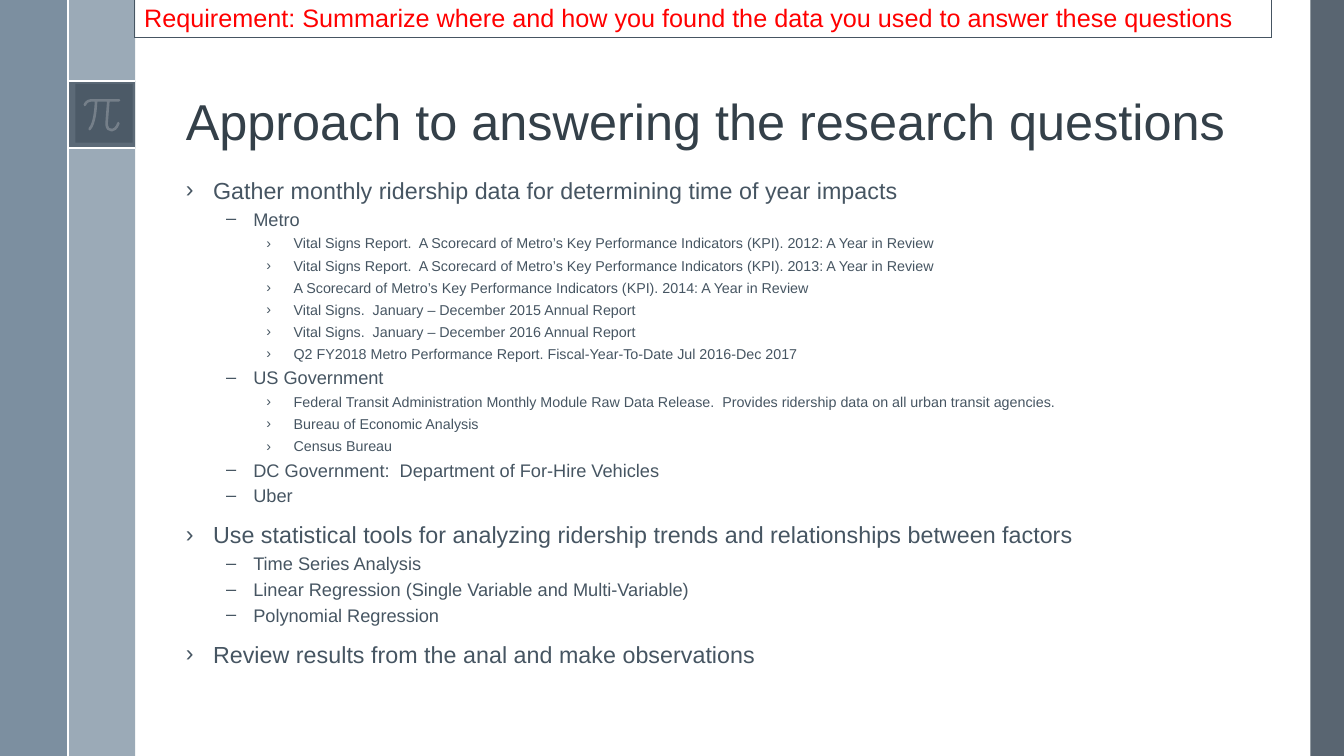
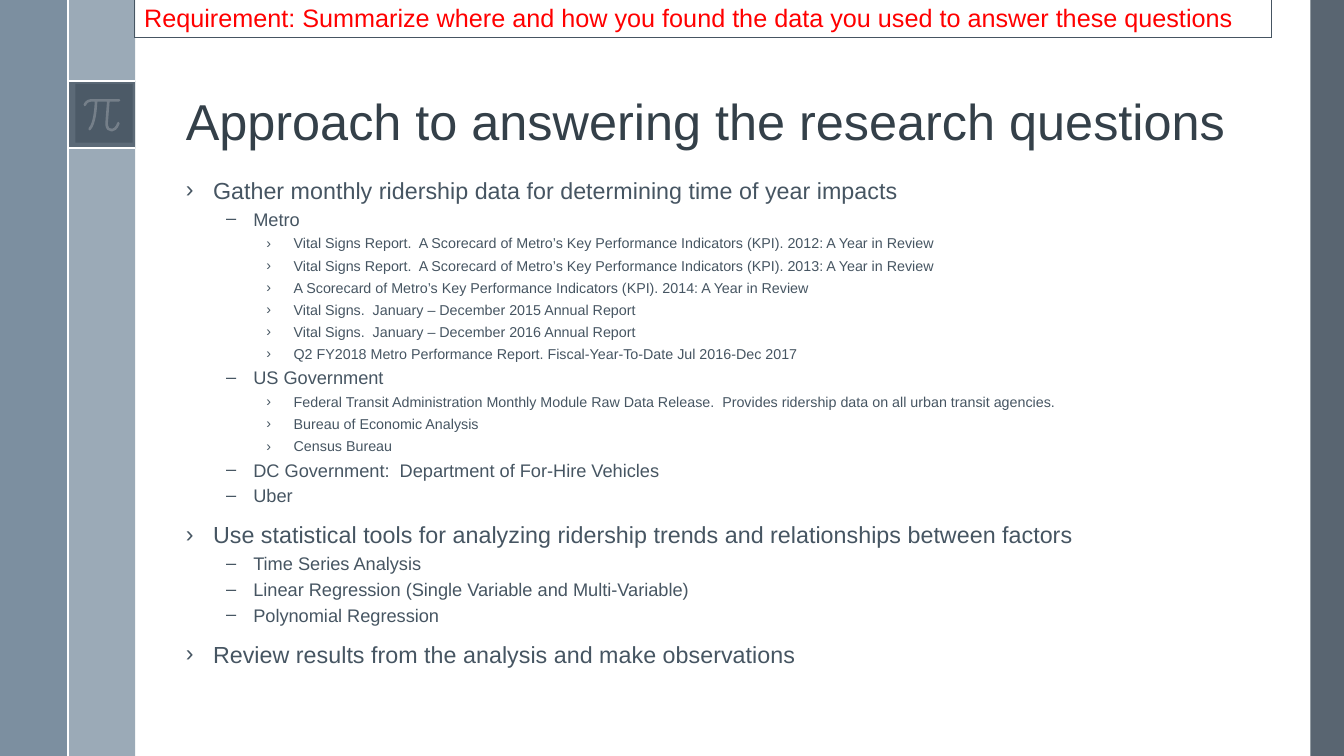
Before and after one commit to yegorkryukov/dc_public_transport, a slide deck: slide 3 of Report/Class_presentation_ver2 annotated.pptx. Drawn at 1344x756 pixels with LibreOffice and Linux fonts; fonts in the diff are those of the drawing; background and template pictures are left out. Boxes give left, top, right and bottom in pixels: in the first picture for what was removed or moved away, otherwise in the second. Text is boxed around its words. In the diff, an @@ line names an element or a change of style, - is before the commit and + after.

```diff
--- a/Report/Class_presentation_ver2 annotated.pptx
+++ b/Report/Class_presentation_ver2 annotated.pptx
@@ text at [213,646,795,668]: text changed @@
-› Review results from the anal and make observations
+› Review results from the analysis and make observations
```
Also in this commit, not shown: 1 other slide changed.
